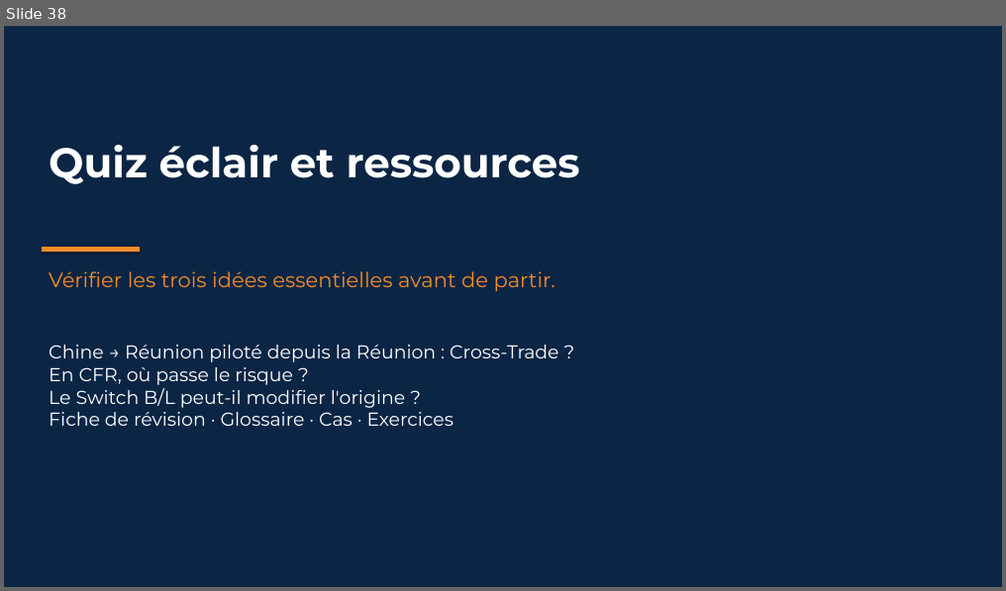
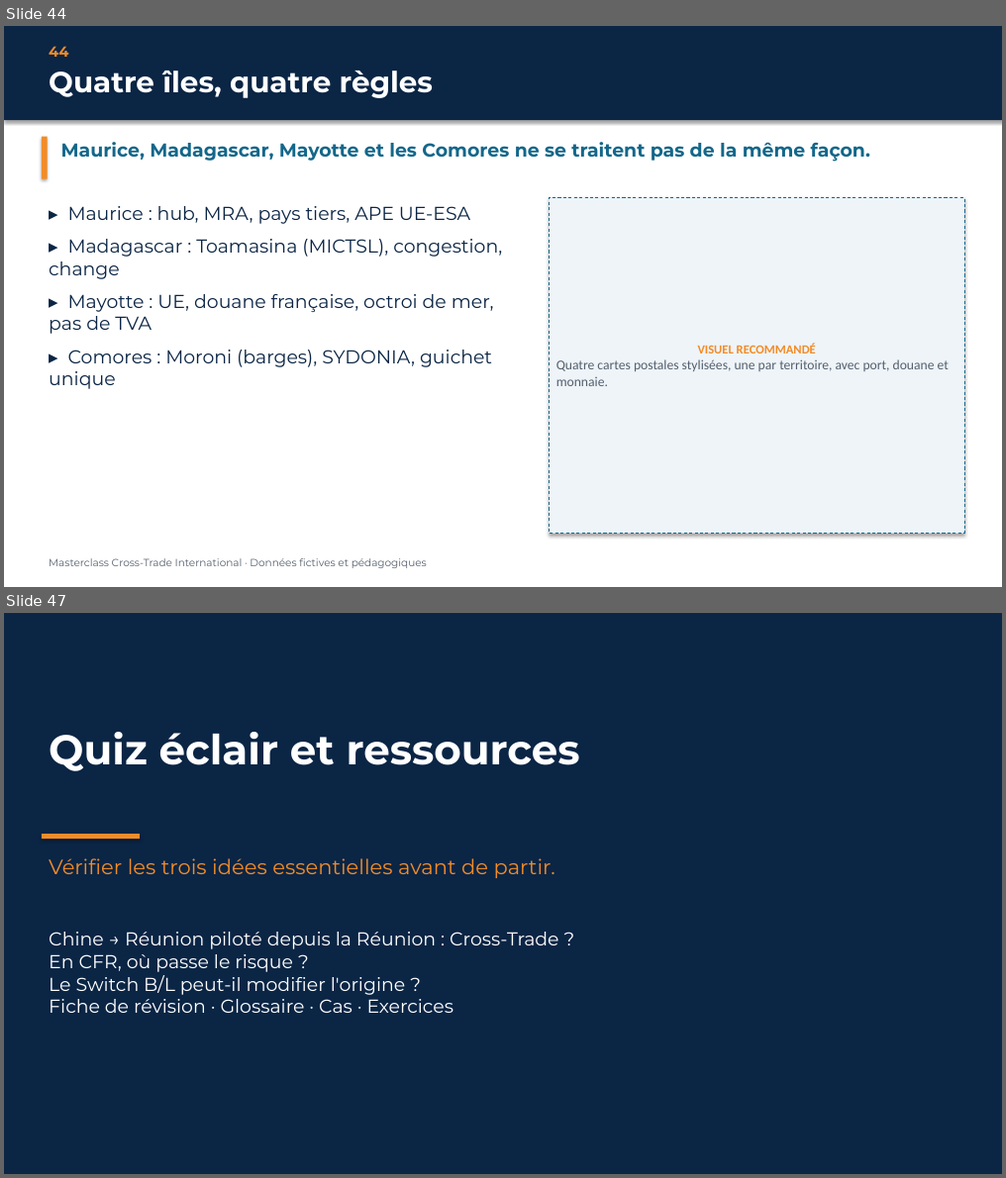
Before and after one commit to houzaifahr974-cyber/houzaifahr974-cyber, a slide deck: masterclass-cross-trade/Masterclass-Cross-Trade.pptx. Shown one above the other, each under a label of ours: slide 38 before the commit, slides 44 and 47 after it; the slides between them are not shown. The pictures are 1006x591 and 1006x1178 pixels, drawn with LibreOffice and Linux fonts; fonts in the diff are those of the drawing. Boxes give left, top, right and bottom in pixels: in the first picture for what was removed or moved away, otherwise in the second. Text is boxed around its words. In the diff, an @@ line names an element or a change of style, - is before the commit and + after.

```diff
--- a/masterclass-cross-trade/Masterclass-Cross-Trade.pptx
+++ b/masterclass-cross-trade/Masterclass-Cross-Trade.pptx
@@ slide 44 added at (4,26,1002,587), background #FFFFFF @@
@@ rectangle added at (4,26,1002,120), fill #0B2545 @@
@@ text added at (49,46,68,57), 14 pt, text #F28C28, bold @@
+44
@@ text added at (49,71,434,98), 28 pt, text #FFFFFF, bold @@
+Quatre îles, quatre règles
@@ rectangle added at (42,137,48,179), fill #F28C28 @@
@@ text added at (61,142,870,162), 18 pt, text #13678A, bold @@
+Maurice, Madagascar, Mayotte et les Comores ne se traitent pas de la même façon.
@@ rectangle added at (549,198,964,534), fill #EEF4F8, outline #13678A 0.75 pt dashed, 13 pt, text #55606E @@
+VISUEL RECOMMANDÉ
+Quatre cartes postales stylisées, une par territoire, avec port, douane et monnaie.
@@ text added at (49,206,502,389), 18 pt, text #0B2545 @@
+▸ Maurice : hub, MRA, pays tiers, APE UE-ESA
+▸ Madagascar : Toamasina (MICTSL), congestion, change
+▸ Mayotte : UE, douane française, octroi de mer, pas de TVA
+▸ Comores : Moroni (barges), SYDONIA, guichet unique
@@ text added at (49,559,427,569), 10 pt, text #55606E @@
+Masterclass Cross-Trade International · Données fictives et pédagogiques
@@ what was slide 38 is now slide 47 @@
```
Also in this commit, not shown: 1 slide changed, 8 other slides added, 14 other files.
